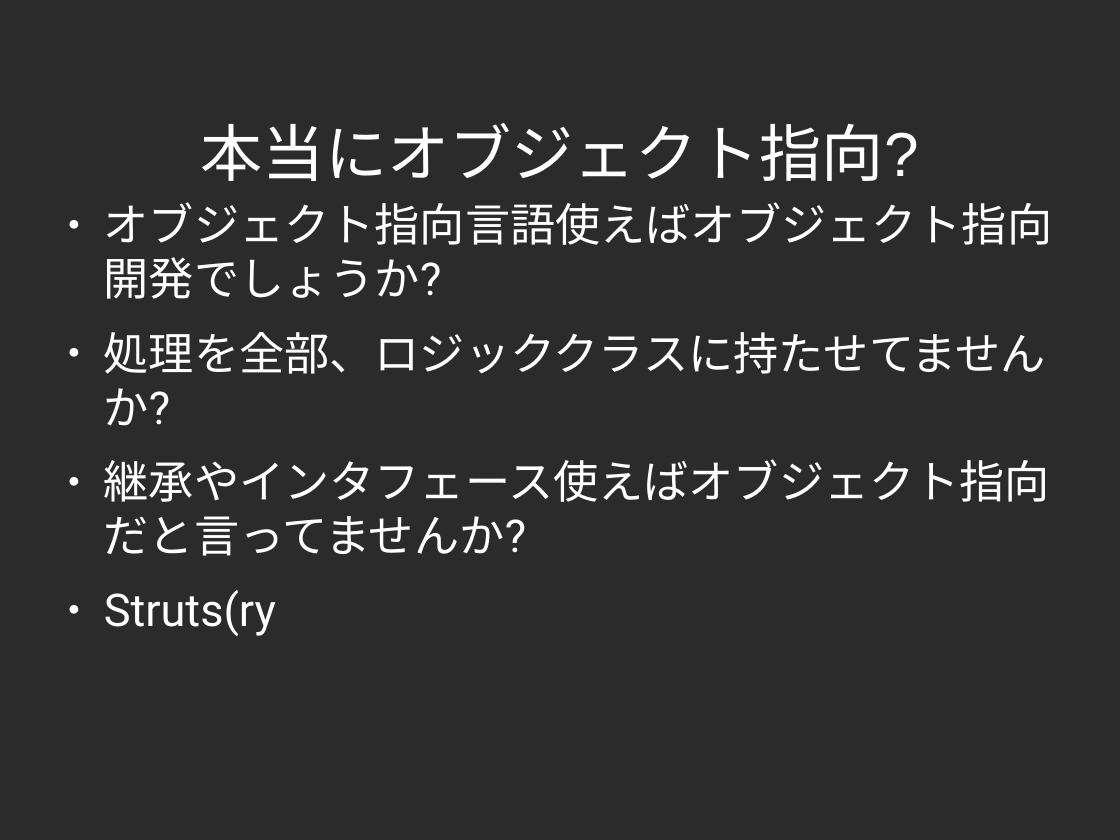
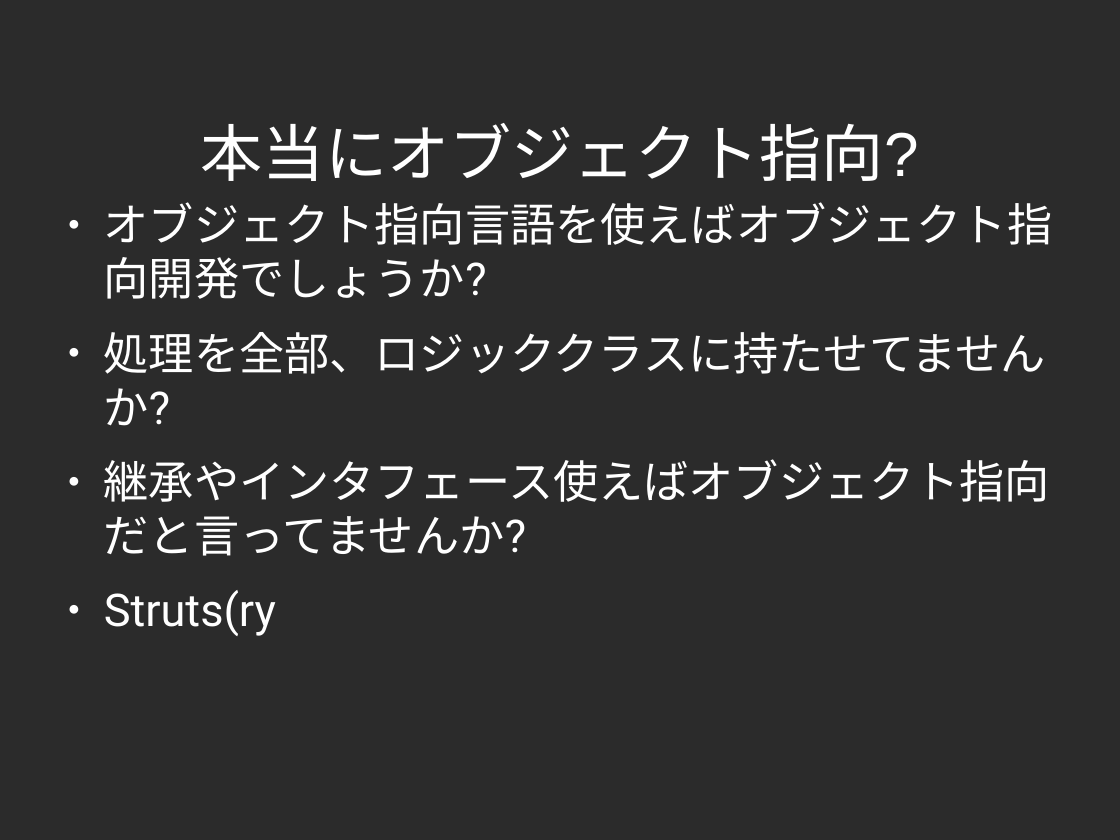
Before and after one commit to yojik/yojik-lib, a slide deck: slide 6 of 2009devsumi/oo_exercise/doc/devsum.odp. Drawn at 1120x840 pixels with LibreOffice and Linux fonts; fonts in the diff are those of the drawing; background and template pictures are left out; a plain dark background stands for a picture behind light text. Boxes give left, top, right and bottom in pixels: in the first picture for what was removed or moved away, otherwise in the second. Text is boxed around its words. In the diff, an @@ line names an element or a change of style, - is before the commit and + after.

```diff
--- a/2009devsumi/oo_exercise/doc/devsum.odp
+++ b/2009devsumi/oo_exercise/doc/devsum.odp
@@ text at (x1=104, y1=202, x2=1053, y2=299): text changed @@
-● オブジェクト指向言語使えばオブジェクト指向開発でしょうか?
+● オブジェクト指向言語を使えばオブジェクト指向開発でしょうか?
```
Also in this commit, not shown: 29 other slides changed, 1 slide added, 5 other files.
